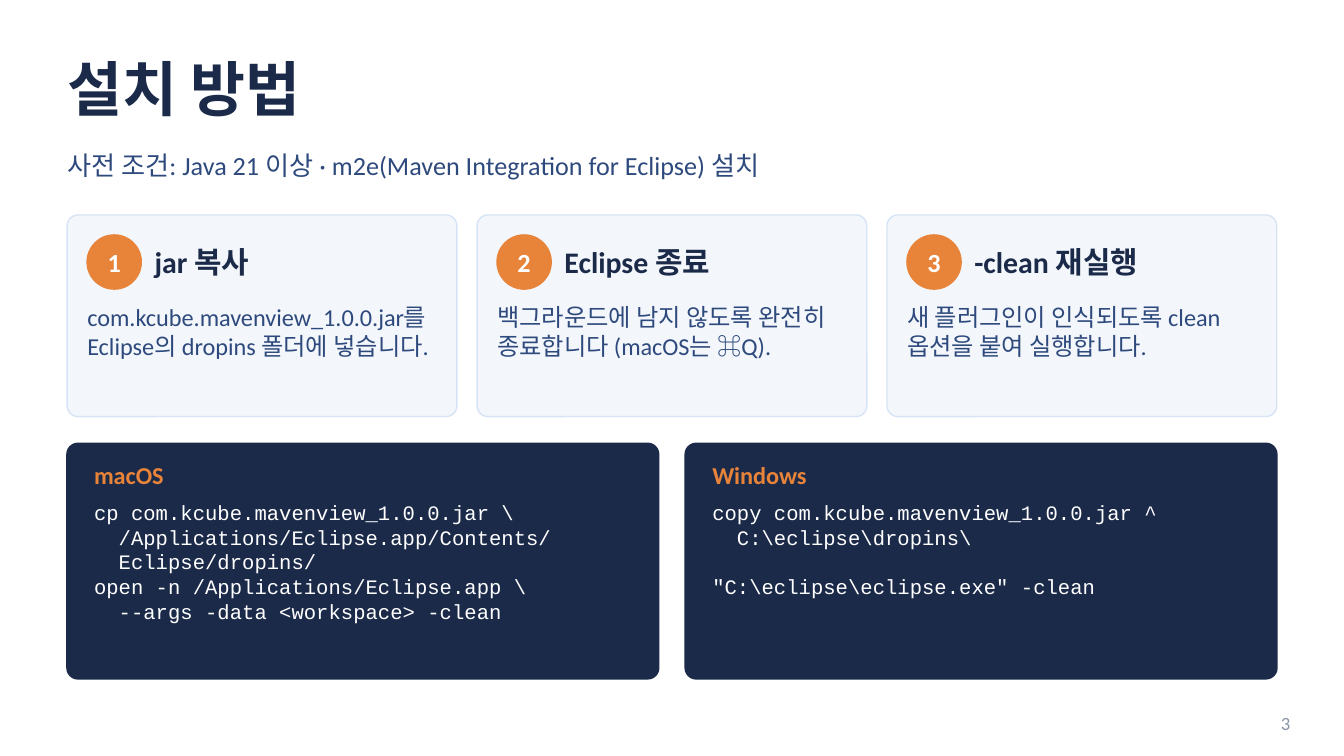
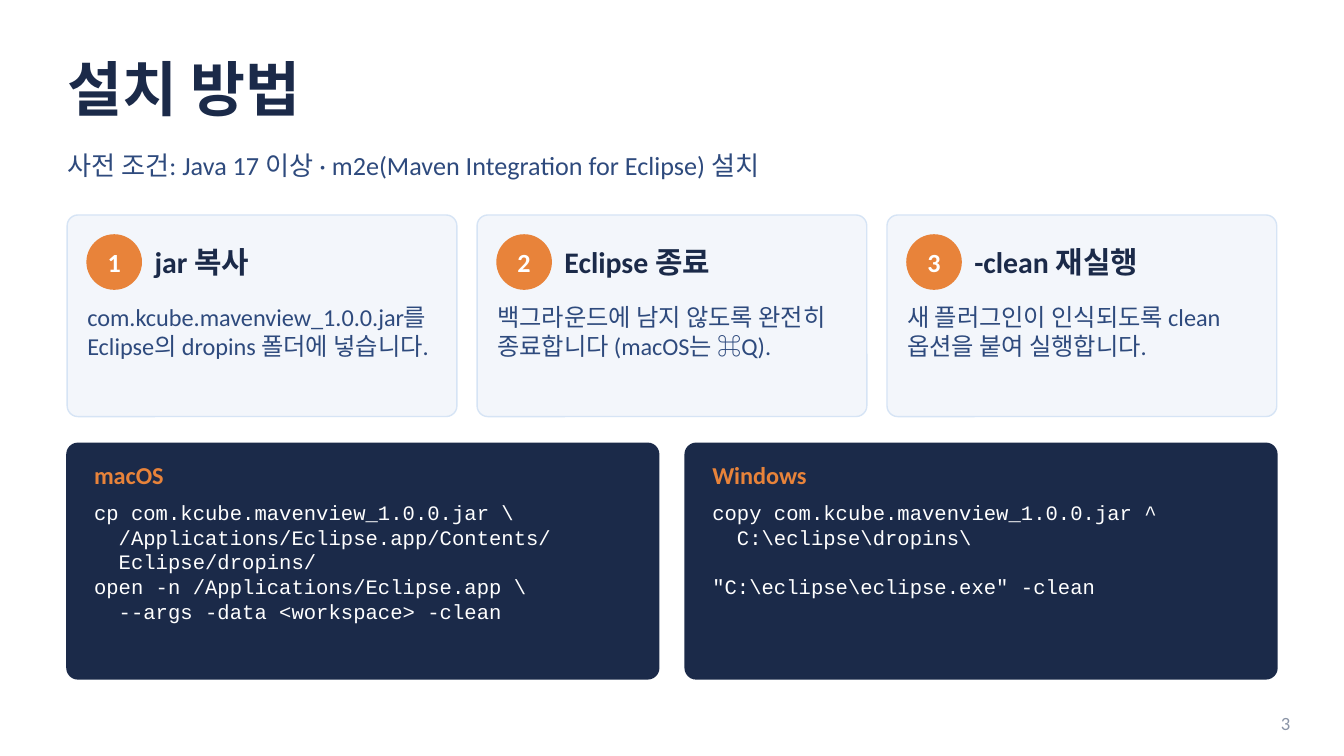
Before and after one commit to LEEJY-jpg/kcube-maven-goals-plugin, a slide deck: slide 3 of dist/KCube-Maven-Goals-매뉴얼.pptx. Drawn at 1344x756 pixels with LibreOffice and Linux fonts; fonts in the diff are those of the drawing. Boxes give left, top, right and bottom in pixels: in the first picture for what was removed or moved away, otherwise in the second. Text is boxed around its words. In the diff, an @@ line names an element or a change of style, - is before the commit and + after.

```diff
--- a/dist/KCube-Maven-Goals-매뉴얼.pptx
+++ b/dist/KCube-Maven-Goals-매뉴얼.pptx
@@ text at (x1=67, y1=153, x2=760, y2=180): text changed @@
-사전 조건: Java 21 이상 · m2e(Maven Integration for Eclipse) 설치
+사전 조건: Java 17 이상 · m2e(Maven Integration for Eclipse) 설치
```
Also in this commit, not shown: 2 slides added.
